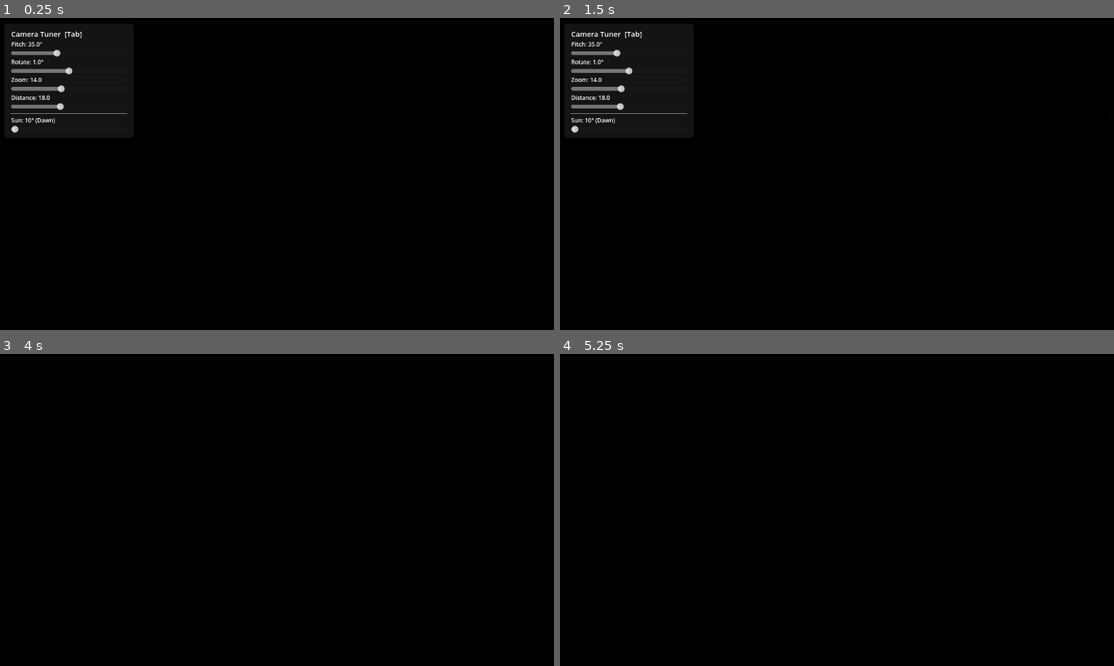
Above: before the commit, frames 1-4 (two rows, left to right).
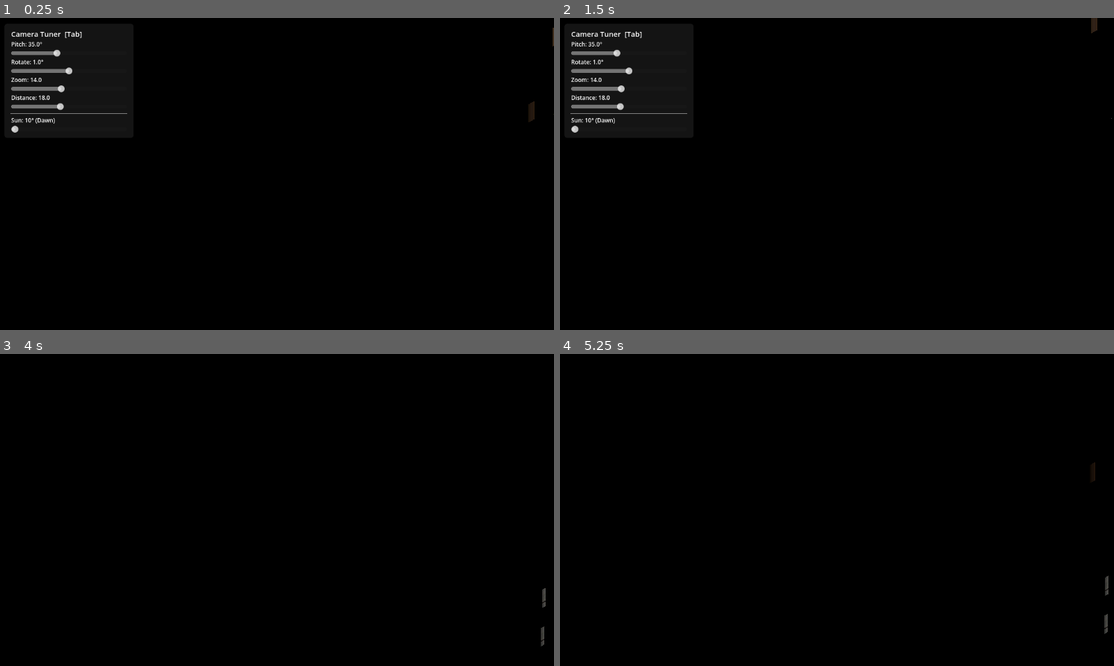
Above: after the commit, the same moments.

Repository: ninthfreak/ActionAdventureVoxel
Game: Godot game, scene res://scenes/main.tscn
Same seed, same stepped clock (60 frames per second), same inputs: the game is played once before the commit and once after it.
Inputs:
- Up to frame 1 (0.25 s): no input
- Up to frame 2 (1.5 s): tap Enter at 0.5 s; hold D (move_right) 0.53-1.28 s; hold Tab (toggle_tuner) 0.53-1.28 s; tap Space at 1.25 s; hold S (move_down) from 1.28 s (still down); tap Tab (toggle_tuner) at 1.35 s
- Up to frame 3 (4 s): tap Enter at 2 s; release S (move_down) at 2.03 s; hold D (move_right) 2.03-2.78 s; hold Tab (toggle_tuner) 2.03-2.78 s; hold W (move_up) 2.78-3.53 s; tap Tab (toggle_tuner) at 2.85 s; tap Space at 3.5 s; hold A (move_left) from 3.53 s (still down); hold Tab (toggle_tuner) from 3.53 s (still down)
- Up to frame 4 (5.25 s): release Tab (toggle_tuner) at 4.28 s; tap Tab (toggle_tuner) at 4.35 s; tap Enter at 5 s; release A (move_left) at 5.03 s; hold S (move_down) from 5.03 s (still down); hold Tab (toggle_tuner) from 5.03 s (still down)

The runs differ from the first frame. In frame 1, less than 0.1% of the frame differs, in the area x 95-100%, y 3-34%; in frame 2, less than 0.1%; in frame 3, less than 0.1%; in frame 4, less than 0.1%, in the area x 96-99%, y 34-90%.

Commit message:
Fix inverted winding on diagonal prism faces in OBJ parser
Diagonal faces from PrismCraft have cross product agreeing with their
normal (CW winding), while axis-aligned faces correctly oppose it
(CCW winding). Godot expects CCW for front faces with CULL_BACK.

For each triangle, check if cross(edge1, edge2).dot(normal) > 0 and
swap v1/v2 to correct the winding. This fixes the black diagonal
faces on poles and tree trunks while leaving correctly-wound
axis-aligned faces untouched.

Co-Authored-By: Claude Opus 4.6 <noreply@anthropic.com>
Claude-Session: https://claude.ai/code/session_0168A7UbHfBLMdtnJfLHTF79

Diff:
--- a/scripts/obj_loader.gd
+++ b/scripts/obj_loader.gd
@@ -57,12 +57,21 @@
 				var pair := p[i].split("//")
 				face_v.append(int(pair[0]) - 1)
 				face_n.append(int(pair[1]) - 1)
-			# Fan-triangulate (works for quads and n-gons)
 			for i in range(1, face_v.size() - 1):
-				for idx in [0, i, i + 1]:
-					tri_v.append(verts[face_v[idx]])
-					tri_n.append(norms[face_n[idx]])
-					tri_c.append(cur_color)
+				var v0 := verts[face_v[0]]
+				var v1 := verts[face_v[i]]
+				var v2 := verts[face_v[i + 1]]
+				var n0 := norms[face_n[0]]
+				var n1 := norms[face_n[i]]
+				var n2 := norms[face_n[i + 1]]
+				if (v1 - v0).cross(v2 - v0).dot(n0) > 0.0:
+					var tv := v1; v1 = v2; v2 = tv
+					var tn := n1; n1 = n2; n2 = tn
+				tri_v.append(v0); tri_v.append(v1); tri_v.append(v2)
+				tri_n.append(n0); tri_n.append(n1); tri_n.append(n2)
+				tri_c.append(cur_color)
+				tri_c.append(cur_color)
+				tri_c.append(cur_color)
 	f.close()
 
 	var mesh := ArrayMesh.new()
